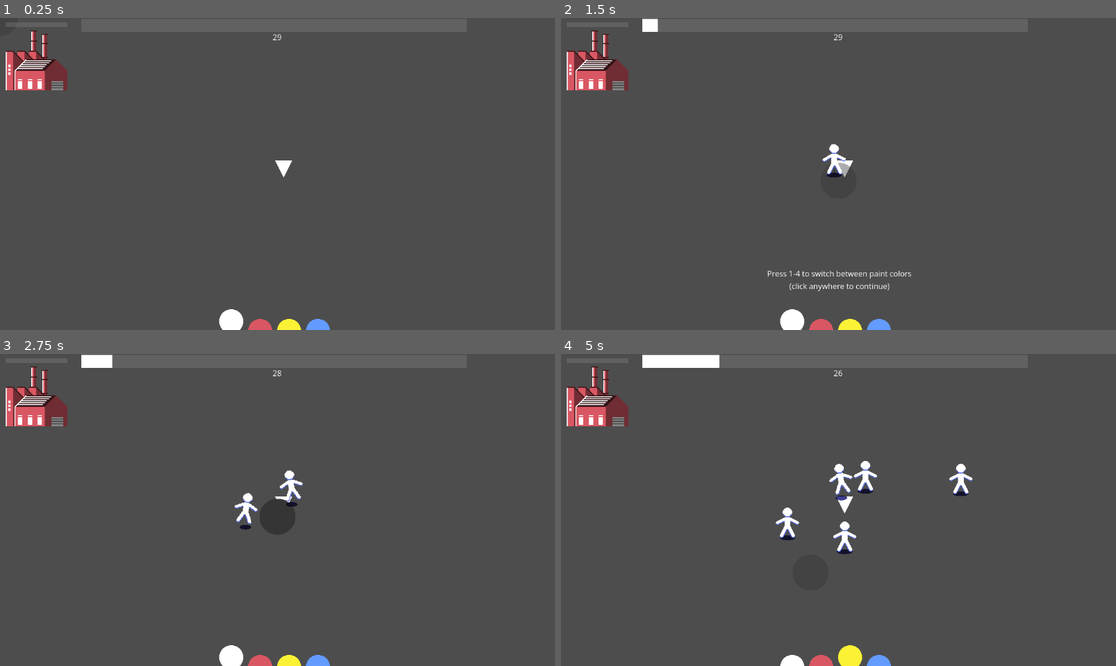
Above: before the commit, frames 1-4 (two rows, left to right).
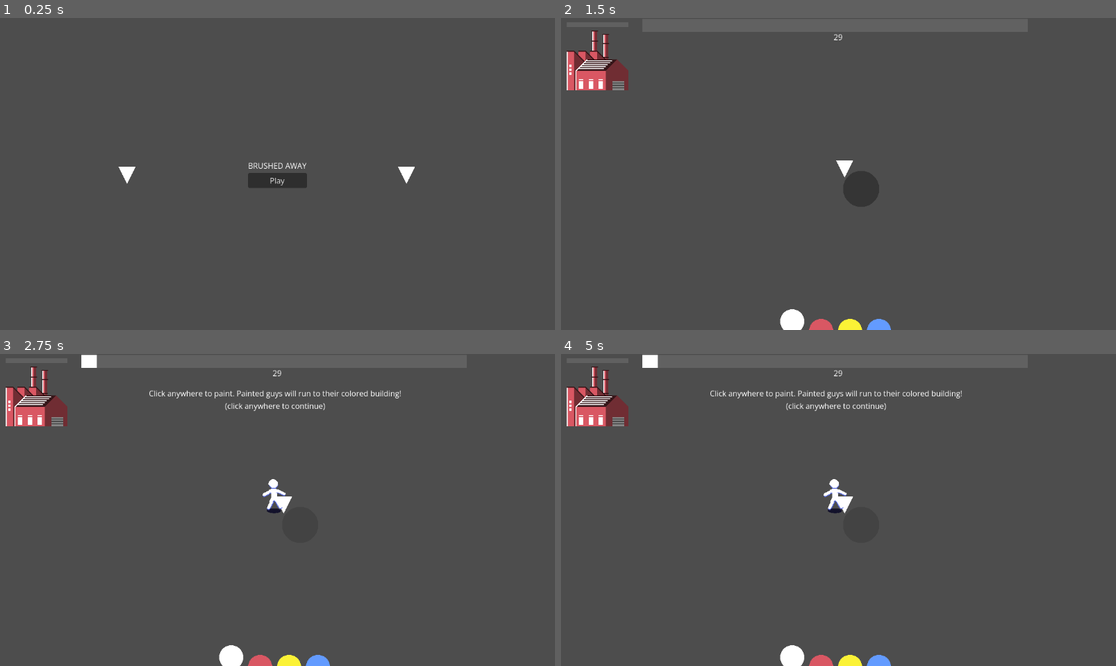
Above: after the commit, the same moments.

Repository: borknbeans/Mini-Jame-Gam-43
Game: Godot game, scene res://scenes/main_menu.tscn
Two runs of this game, one before a commit and one after it. Both use one fixed random seed, a clock stepped at 60 frames per second and the inputs below. Before the commit the project starts from res://scenes/main.tscn.
Inputs (mouse positions are in pixels of both pictures, inside the frame that each line leads up to):
- Up to frame 1 (0.25 s): no input
- Up to frame 2 (1.5 s): click (838, 180) at 0.5 s, where only the run after the commit has a clickable "Play"; click (860, 189) at 1.27 s
- Up to frame 3 (2.75 s): tap Enter at 2 s; move the mouse to (399, 494) at 2.02 s; press the mouse at (399, 494) at 2.03 s
- Up to frame 4 (5 s): tap Enter at 2.75, 3.5, 4.25 s; move the mouse to (727, 525) at 2.77 s; release the mouse at (727, 525) at 2.78 s; tap 1 (select_paint_1) at 2.85 s; move the mouse to (894, 441) at 3.52 s; tap 2 (select_paint_2) at 3.6 s; move the mouse to (810, 572) at 4.27 s; tap 3 (select_paint_3) at 4.35 s

The runs differ from the first frame. In frame 1, 2.8% of the frame differs, in the area x 1-75%, y 4-100%; in frame 2, 0.7%; in frame 3, 1.3%; in frame 4, 2.5%.

Commit message:
add main menu and full game functionality

Diff:
--- a/project.godot
+++ b/project.godot
@@ -11,7 +11,7 @@
 [application]
 
 config/name="Mini Jame Gam 43"
-run/main_scene="uid://cnwb0roi37ay3"
+run/main_scene="uid://bj1n868825ixa"
 config/features=PackedStringArray("4.4", "Forward Plus")
 config/icon="res://icon.svg"
 
--- a/scenes/main.tscn
+++ b/scenes/main.tscn
@@ -6,6 +6,7 @@
 [ext_resource type="PackedScene" uid="uid://dleh4ud55go4k" path="res://scenes/drop_off.tscn" id="4_jyhfs"]
 [ext_resource type="AudioStream" uid="uid://du2i8fmfqrfmx" path="res://assets/audio/marimba-win-f-2-209688.mp3" id="5_tbgi4"]
 [ext_resource type="FontFile" uid="uid://bet8oj6keskhn" path="res://assets/OpenSans-VariableFont_wdth,wght.ttf" id="5_tefeu"]
+[ext_resource type="AudioStream" uid="uid://dxgkbicrn42cx" path="res://assets/audio/ui-pop-sound-316482.mp3" id="7_o6xl0"]
 
 [sub_resource type="RectangleShape2D" id="RectangleShape2D_0wfyh"]
 
@@ -245,6 +246,10 @@
 process_mode = 3
 stream = ExtResource("5_tbgi4")
 
+[node name="UiSound" type="AudioStreamPlayer2D" parent="."]
+process_mode = 3
+stream = ExtResource("7_o6xl0")
+
 [connection signal="pressed" from="Button" to="." method="_on_button_pressed"]
 [connection signal="pressed" from="ContinueButton" to="." method="_on_continue_button_pressed"]
 [connection signal="timeout" from="GameTimer" to="." method="_on_game_timer_timeout"]
--- /dev/null
+++ b/scenes/main_menu.tscn
@@ -0,0 +1,42 @@
+[gd_scene load_steps=6 format=3 uid="uid://bj1n868825ixa"]
+
+[ext_resource type="Script" uid="uid://dhub1g8eg3vp" path="res://scripts/main_menu.gd" id="1_bqqt6"]
+[ext_resource type="PackedScene" uid="uid://dfst7s4jxln77" path="res://scenes/main_menu_ui.tscn" id="1_l6cm7"]
+[ext_resource type="PackedScene" uid="uid://sprmb7111vo7" path="res://scenes/man_spawner.tscn" id="2_ekxnf"]
+[ext_resource type="PackedScene" uid="uid://cnwb0roi37ay3" path="res://scenes/main.tscn" id="2_wu84c"]
+
+[sub_resource type="RectangleShape2D" id="RectangleShape2D_ekxnf"]
+
+[node name="MainMenu" type="Node2D"]
+script = ExtResource("1_bqqt6")
+main_scene = ExtResource("2_wu84c")
+
+[node name="MainMenuUi" parent="." instance=ExtResource("1_l6cm7")]
+z_index = 20
+offset_left = 576.0
+offset_top = 324.0
+offset_right = 576.0
+offset_bottom = 324.0
+size_flags_horizontal = 4
+size_flags_vertical = 4
+
+[node name="ManSpawner" parent="." instance=ExtResource("2_ekxnf")]
+position = Vector2(264, 327)
+limit = 10
+
+[node name="ManSpawner2" parent="." instance=ExtResource("2_ekxnf")]
+position = Vector2(844, 327)
+limit = 10
+
+[node name="ManContainer" type="Node2D" parent="."]
+unique_name_in_owner = true
+y_sort_enabled = true
+
+[node name="CongregationArea2D" type="Area2D" parent="." groups=["congregation_area"]]
+unique_name_in_owner = true
+position = Vector2(583, 321)
+scale = Vector2(25, 25)
+metadata/_edit_group_ = true
+
+[node name="CollisionShape2D" type="CollisionShape2D" parent="CongregationArea2D"]
+shape = SubResource("RectangleShape2D_ekxnf")
--- /dev/null
+++ b/scenes/main_menu_ui.tscn
@@ -0,0 +1,40 @@
+[gd_scene load_steps=4 format=3 uid="uid://dfst7s4jxln77"]
+
+[ext_resource type="Script" uid="uid://o5vhvbxgegym" path="res://scripts/main_menu_ui.gd" id="1_rayio"]
+[ext_resource type="AudioStream" uid="uid://dxgkbicrn42cx" path="res://assets/audio/ui-pop-sound-316482.mp3" id="2_4pl3l"]
+[ext_resource type="FontFile" uid="uid://bet8oj6keskhn" path="res://assets/OpenSans-VariableFont_wdth,wght.ttf" id="2_rpghy"]
+
+[node name="MainMenuUi" type="Control"]
+layout_mode = 3
+anchors_preset = 15
+anchor_right = 1.0
+anchor_bottom = 1.0
+grow_horizontal = 2
+grow_vertical = 2
+script = ExtResource("1_rayio")
+
+[node name="CenterContainer" type="CenterContainer" parent="."]
+layout_mode = 1
+anchors_preset = 15
+anchor_right = 1.0
+anchor_bottom = 1.0
+grow_horizontal = 2
+grow_vertical = 2
+
+[node name="VBoxContainer" type="VBoxContainer" parent="CenterContainer"]
+layout_mode = 2
+
+[node name="Label" type="Label" parent="CenterContainer/VBoxContainer"]
+layout_mode = 2
+theme_override_fonts/font = ExtResource("2_rpghy")
+text = "BRUSHED AWAY"
+
+[node name="Button" type="Button" parent="CenterContainer/VBoxContainer"]
+layout_mode = 2
+theme_override_fonts/font = ExtResource("2_rpghy")
+text = "Play"
+
+[node name="AudioStreamPlayer2D" type="AudioStreamPlayer2D" parent="."]
+stream = ExtResource("2_4pl3l")
+
+[connection signal="pressed" from="CenterContainer/VBoxContainer/Button" to="." method="_on_button_pressed"]
--- a/scripts/main.gd
+++ b/scripts/main.gd
@@ -23,6 +23,7 @@
 @onready var tutorial_text_3: Label = $TutorialText3
 @onready var tutorial_text_4: Label = $TutorialText4
 @onready var level_win_sound: AudioStreamPlayer2D = $LevelWinSound
+@onready var ui_sound: AudioStreamPlayer2D = $UiSound
 
 var max_people: int = 25
 var time: int = 30
@@ -89,6 +90,7 @@
 	get_tree().paused = false
 	game_timer.stop()
 	game_timer.start(time)
+	ui_sound.play()
 
 func _on_first_time_drop_off() -> void:
 	tutorial = true
@@ -132,6 +134,7 @@
 func _on_continue_button_pressed() -> void:
 	continue_button.hide()
 	get_tree().paused = false
+	ui_sound.play()
 
 
 func _on_tutorial_button_pressed() -> void:
@@ -144,6 +147,8 @@
 		tutorial_text_3.hide()
 		tutorial_text_4.hide()
 
+		ui_sound.play()
+
 		match tutorial_step:
 			2:
 				tutorial_button.show()
--- /dev/null
+++ b/scripts/main_menu.gd
@@ -0,0 +1,9 @@
+extends Node2D
+
+@export var main_scene: PackedScene
+
+func _ready() -> void:
+	Utility.game_start.connect(_on_game_start)
+
+func _on_game_start() -> void:
+	get_tree().change_scene_to_packed(main_scene)
--- /dev/null
+++ b/scripts/main_menu_ui.gd
@@ -0,0 +1,8 @@
+extends Control
+
+@onready var audio_stream_player_2d: AudioStreamPlayer2D = $AudioStreamPlayer2D
+
+func _on_button_pressed() -> void:
+	audio_stream_player_2d.play()
+	await get_tree().create_timer(0.3).timeout
+	Utility.game_start.emit()
--- a/scripts/man_spawner.gd
+++ b/scripts/man_spawner.gd
@@ -7,12 +7,17 @@
 @export var man_scene: PackedScene
 @export var spawn_delay: float
 
+@export var limit: int = -1
+
 func _ready() -> void:
 	spawn_timer.start(spawn_delay)
 
 func _on_spawn_timer_timeout() -> void:
-	if not visible:
+	if not visible or limit == 0:
 		return
+
+	if limit > 0:
+		limit -= 1
 
 	var man: Man = man_scene.instantiate()
 
--- a/scripts/util/Utility.gd
+++ b/scripts/util/Utility.gd
@@ -1,5 +1,6 @@
 extends Node
 
+signal game_start
 signal reset_level
 signal level_change(level: int)
 signal drop_off_tutorial_signal
Not shown, added: assets/audio/ui-pop-sound-316482.mp3.import
Not shown, added: export_presets.cfg
Not shown, added: exports/buildv1.png.import
Not shown: 1 places in scenes/main.tscn that only renumber resources
Not shown, added: scripts/main_menu.gd.uid
Not shown, added: scripts/main_menu_ui.gd.uid
Not shown, added: assets/audio/ui-pop-sound-316482.mp3
Not shown, added: exports.zip
Not shown, added: exports/buildv1.audio.position.worklet.js
Not shown, added: exports/buildv1.audio.worklet.js
Not shown, added: exports/buildv1.js
Not shown, added: exports/buildv1.pck
(and 3 more such lines)
